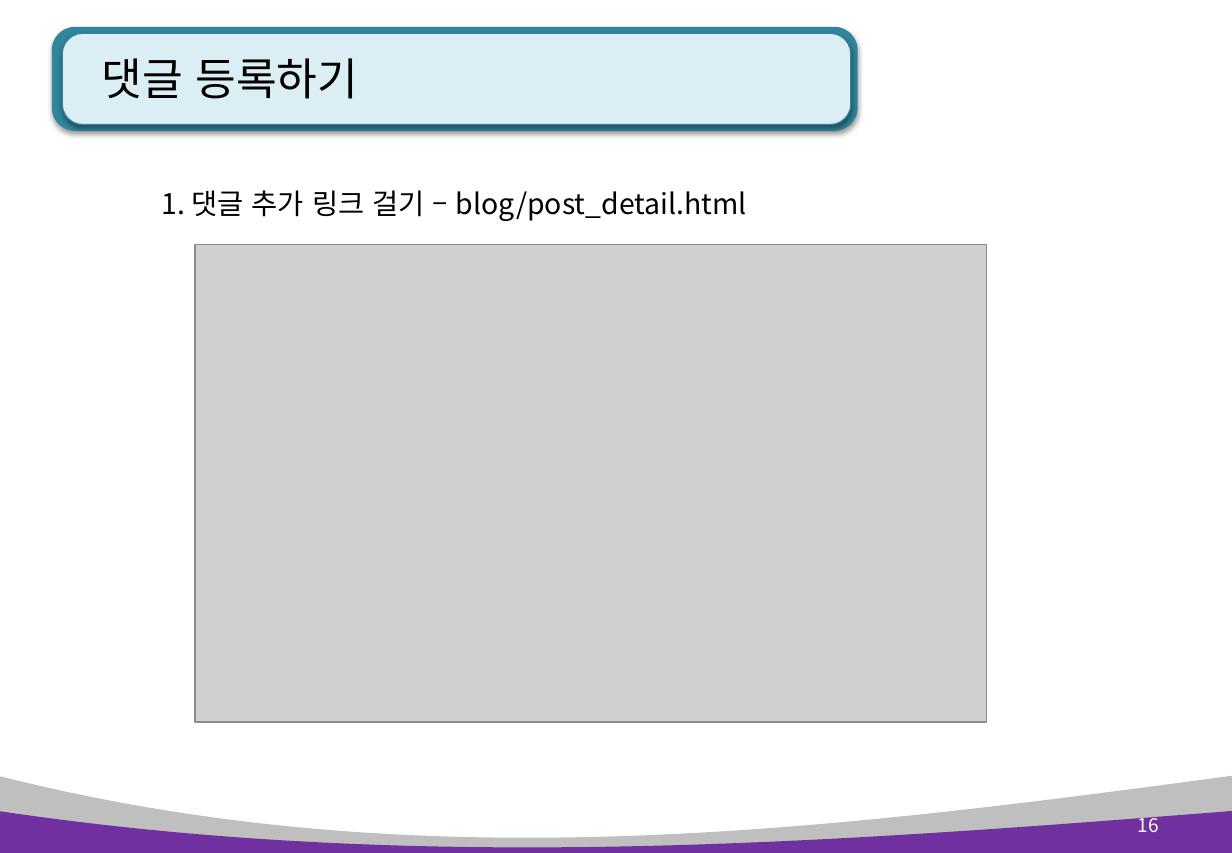
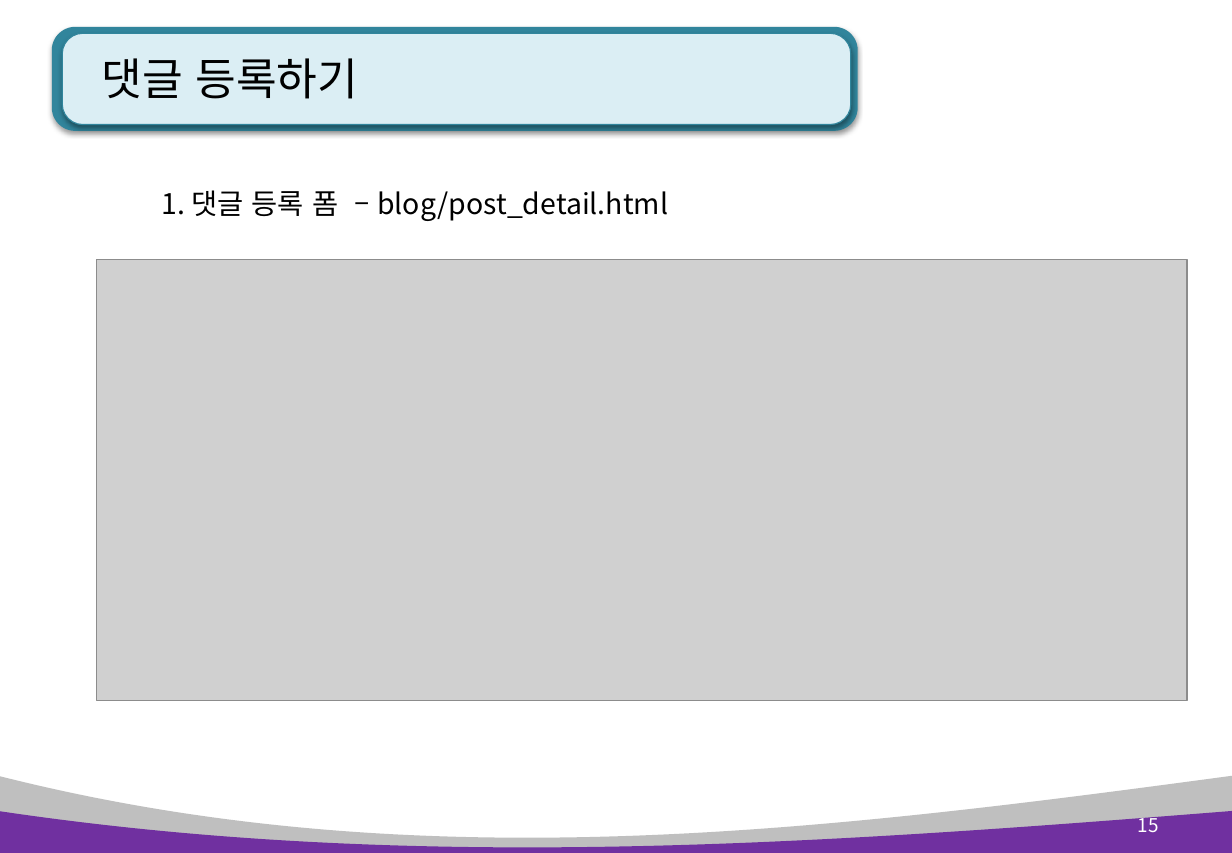
Before and after one commit to kiyongee2/green_project_web, a slide deck: slide 15 of django_ppt/blog_ppt/5장. blog 페이지, 검색 및 댓글.pptx (slide 16 before the commit). Drawn at 1232x853 pixels with LibreOffice and Linux fonts; fonts in the diff are those of the drawing; grey boxes stand for pictures. Boxes give left, top, right and bottom in pixels: in the first picture for what was removed or moved away, otherwise in the second. Text is boxed around its words. In the diff, an @@ line names an element or a change of style, - is before the commit and + after.

```diff
--- a/django_ppt/blog_ppt/5장. blog 페이지, 검색 및 댓글.pptx
+++ b/django_ppt/blog_ppt/5장. blog 페이지, 검색 및 댓글.pptx
@@ text at [161, 190, 668, 221]: text changed @@
-1. 댓글 추가 링크 걸기 – blog/post_detail.html
+1. 댓글 등록 폼 – blog/post_detail.html
@@ picture: place and size @@
-picture at [196, 245, 987, 722]
+picture at [97, 259, 1188, 700]
@@ page number at [1138, 813, 1159, 833]: text changed @@
-16
+15
```
Also in this commit, not shown: 11 other slides changed, 2 slides removed, 9 other files.
